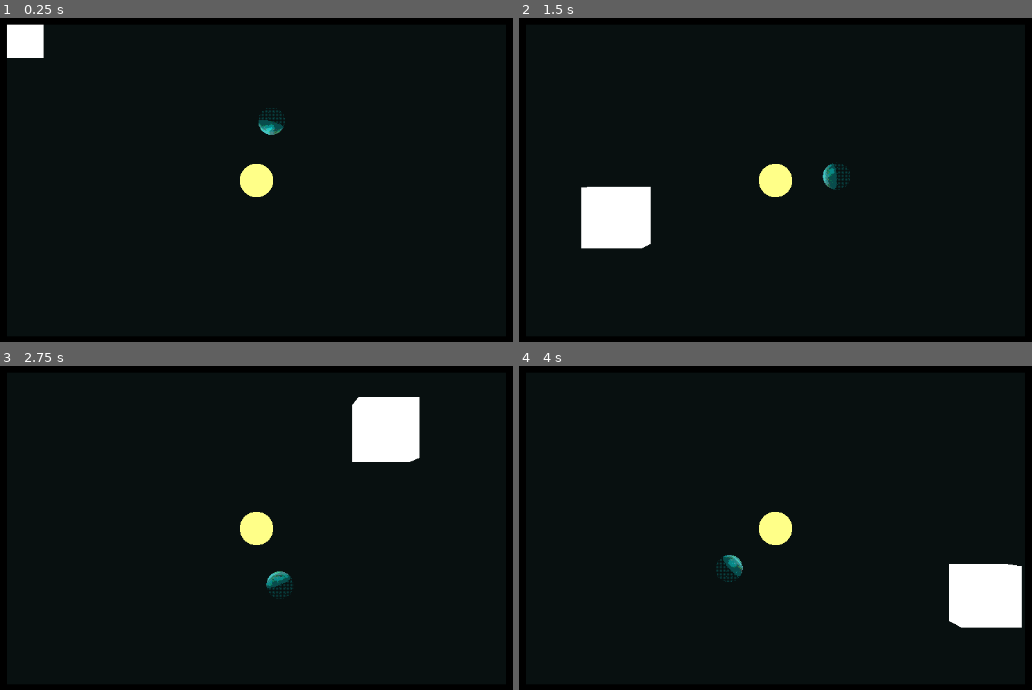
Above: before the commit, frames 1-4 (two rows, left to right).
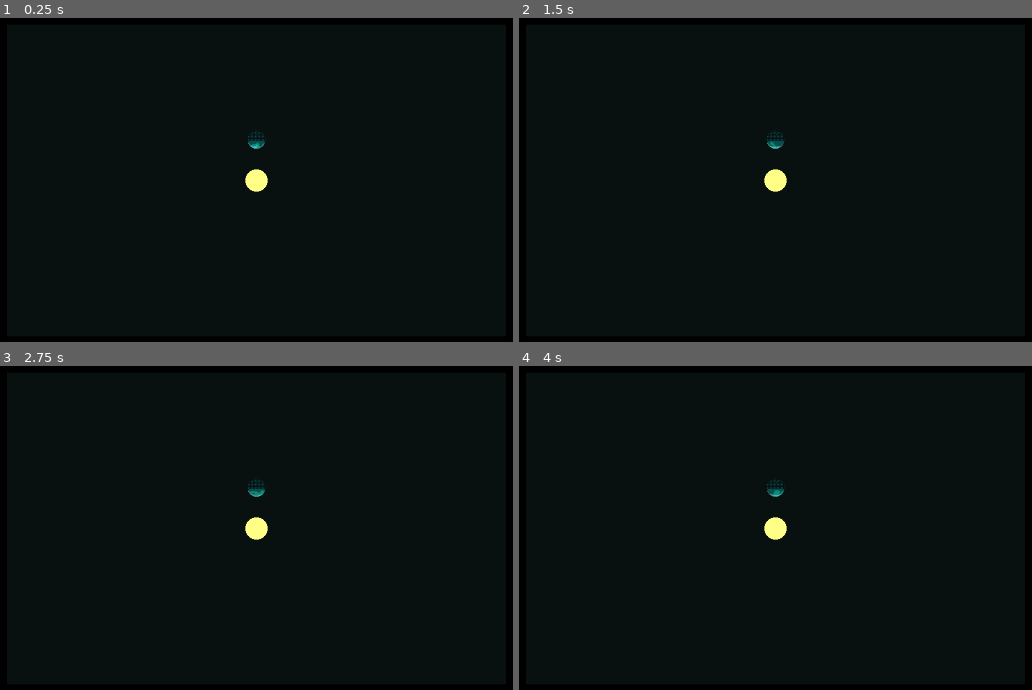
Above: after the commit, the same moments.

Repository: ethantstanger/orbital-space-controller
Game: Godot game, scene res://subscreen/subscreen.tscn
The game is run twice, just before and just after one commit, with the same random seed, the same clock (stepped at 60 frames per second) and the same inputs.
Inputs (mouse positions are in pixels of both pictures, inside the frame that each line leads up to):
- Up to frame 1 (0.25 s): no input
- Up to frame 2 (1.5 s): move the mouse to (949, 157) at 0.52 s; hold D (right) 0.53-1.28 s; move the mouse to (616, 202) at 1.27 s; hold S (down) from 1.28 s (still down)
- Up to frame 3 (2.75 s): move the mouse to (338, 430) at 2.02 s; release S (down) at 2.03 s; hold D (right) from 2.03 s (still down)
- Up to frame 4 (4 s): move the mouse to (734, 618) at 2.77 s; release D (right) at 2.78 s; hold W (up) 2.78-3.53 s; move the mouse to (1016, 596) at 3.52 s; hold A (left) from 3.53 s (still down)

The runs differ from the first frame. In frame 1, 1.4% of the frame differs, in the area x 1-56%, y 1-56%; in frame 2, 3.3%; in frame 3, 3.3%; in frame 4, 3.4%, in the area x 38-99%, y 35-81%.

Commit message:
my brain is leaking through my ears

Diff:
--- a/objects/hand/hand.gd
+++ b/objects/hand/hand.gd
@@ -12,19 +12,47 @@
 
 func _physics_process(DELTA: float) -> void:
 	update_viewport_position(DELTA)
+	var camera := get_viewport().get_camera_3d()
+	var raycast: RayCast3D = $RayCast3D
+	#raycast.target_position =
+	var temp := camera.project_ray_origin(viewport_position) - camera.project_ray_normal(viewport_position)
+	var temp1 := (camera.global_position - raycast.global_position) * -2
+	raycast.target_position = raycast.to_local(temp1)
+	print(temp)
+	print(temp1)
+	print()
+	#print(temp)
+	#raycast.look_at(Vector3.ZERO, Vector3.BACK)
+	#raycast.target_position
+	#$RayCast3D.rotation = camera.project_ray_normal(viewport_position) - camera.project_ray_origin(viewport_position)
 
 func _process(_DELTA: float) -> void:
-	position = get_hand_position()
+	global_position = get_hand_position()
 	#print(position)
 
 func update_viewport_position(DELTA: float) -> void:
 	viewport_position += Input.get_vector("left", "right", "up", "down") * 100 * DELTA
 	#print(viewport_position)
 
+var plane_distance := 10
 func get_hand_position() -> Vector3:
-	var CAMERA := get_viewport().get_camera_3d()
-	var from = CAMERA.project_ray_origin(viewport_position)
-	var dir = CAMERA.project_ray_normal(viewport_position)
-	var Y_POSITION := 0
-	var t = (Y_POSITION - from.y) / dir.y
-	return from + dir * t
+	var camera := get_viewport().get_camera_3d()
+	var ray_origin = camera.project_ray_origin(viewport_position)
+	var ray_dir = camera.project_ray_normal(viewport_position) # Godot 4
+
+	var cam_origin = camera.global_transform.origin
+	var cam_forward = -camera.global_transform.basis.z
+
+	var plane_origin = cam_origin + cam_forward * plane_distance
+	var plane_normal = cam_forward
+
+	var denom = plane_normal.dot(ray_dir)
+	#if abs(denom) < 1e-6:
+		#return
+
+	var t = plane_normal.dot(plane_origin - ray_origin) / denom
+	if t < 0:
+		return Vector3.ZERO
+
+	var hit_point = ray_origin + ray_dir * t
+	return hit_point
--- a/objects/hand/hand.tscn
+++ b/objects/hand/hand.tscn
@@ -13,4 +13,7 @@
 metadata/_custom_type_script = "uid://c2hq7qmtwnxc1"
 
 [node name="MeshInstance3D" type="MeshInstance3D" parent="."]
+visible = false
 mesh = SubResource("BoxMesh_0dbki")
+
+[node name="RayCast3D" type="RayCast3D" parent="."]
--- a/subscreen/camera_3d.gd
+++ b/subscreen/camera_3d.gd
@@ -1,5 +1,6 @@
 extends Camera3D
 
 func _process(delta: float) -> void:
-	rotation.y += delta
+	#rotation.y += delta
+	pass
 	#fov += delta
--- /dev/null
+++ b/subscreen/node_3d.gd
@@ -0,0 +1,5 @@
+extends Node3D
+
+func _process(delta: float) -> void:
+	#rotation.x += delta
+	pass
--- a/subscreen/subscreen.tscn
+++ b/subscreen/subscreen.tscn
@@ -1,10 +1,11 @@
-[gd_scene load_steps=14 format=3 uid="uid://bqkwal15168rq"]
+[gd_scene load_steps=15 format=3 uid="uid://bqkwal15168rq"]
 
 [ext_resource type="Shader" uid="uid://b5q1fay01jwey" path="res://assets/vfx/retro_shader.gdshader" id="1_5botf"]
 [ext_resource type="Script" uid="uid://bpm025oe8mtdl" path="res://subscreen/subscreen.gd" id="1_veg5d"]
 [ext_resource type="PackedScene" uid="uid://xntl8ohpl6vh" path="res://objects/hand/hand.tscn" id="2_jndkm"]
 [ext_resource type="Texture2D" uid="uid://byk45p4yqhxyh" path="res://assets/vfx/dither_pattern.png" id="2_ui1rh"]
 [ext_resource type="Script" uid="uid://drbyersltoi1h" path="res://subscreen/camera_3d.gd" id="4_gdk2a"]
+[ext_resource type="Script" uid="uid://det72tkf60w0f" path="res://subscreen/node_3d.gd" id="4_ti7cy"]
 [ext_resource type="PackedScene" uid="uid://ddw57pfo6lhv3" path="res://objects/bodies/sun/sun.tscn" id="4_ui1rh"]
 [ext_resource type="Script" uid="uid://buhoyj8q17bh1" path="res://subscreen/mesh_instance_3d_2.gd" id="6_84uau"]
 
@@ -33,6 +34,7 @@
 [sub_resource type="SphereMesh" id="SphereMesh_84uau"]
 material = SubResource("StandardMaterial3D_gdk2a")
 radius = 0.4
+height = 0.8
 
 [node name="Subscreen" type="SubViewportContainer"]
 material = SubResource("ShaderMaterial_ui1rh")
@@ -42,31 +44,24 @@
 script = ExtResource("1_veg5d")
 metadata/_custom_type_script = "uid://bpm025oe8mtdl"
 
-[node name="Background" type="SubViewport" parent="."]
+[node name="SubViewport" type="SubViewport" parent="."]
 handle_input_locally = false
 size = Vector2i(40, 40)
 render_target_update_mode = 4
 
-[node name="Camera3D" type="Camera3D" parent="Background"]
-transform = Transform3D(1, 0, 0, 0, -4.371139e-08, 1, 0, -1, -4.371139e-08, 0, 10, 0)
+[node name="Node3D" type="Node3D" parent="SubViewport"]
+script = ExtResource("4_ti7cy")
+
+[node name="Camera3D" type="Camera3D" parent="SubViewport/Node3D"]
+transform = Transform3D(1, 0, 0, 0, -4.371139e-08, 1, 0, -1, -4.371139e-08, 0, 15, 0)
 fov = 50.0
 script = ExtResource("4_gdk2a")
 
-[node name="Sun" parent="Background" instance=ExtResource("4_ui1rh")]
+[node name="Hand" parent="SubViewport/Node3D/Camera3D" instance=ExtResource("2_jndkm")]
 
-[node name="MeshInstance3D2" type="MeshInstance3D" parent="Background/Sun"]
+[node name="Sun" parent="SubViewport" instance=ExtResource("4_ui1rh")]
+
+[node name="MeshInstance3D2" type="MeshInstance3D" parent="SubViewport/Sun"]
 transform = Transform3D(1, 0, 0, 0, 1, 0, 0, 0, 1, 0, 0, -1.8274536)
 mesh = SubResource("SphereMesh_84uau")
 script = ExtResource("6_84uau")
-
-[node name="Foreground" type="SubViewport" parent="."]
-transparent_bg = true
-handle_input_locally = false
-size = Vector2i(40, 40)
-render_target_update_mode = 4
-
-[node name="Camera3D" type="Camera3D" parent="Foreground"]
-transform = Transform3D(1, 0, 0, 0, -4.371139e-08, 1, 0, -1, -4.371139e-08, 0, 15, 20)
-fov = 20.0
-
-[node name="Hand" parent="Foreground" instance=ExtResource("2_jndkm")]
Not shown, added: subscreen/node_3d.gd.uid
